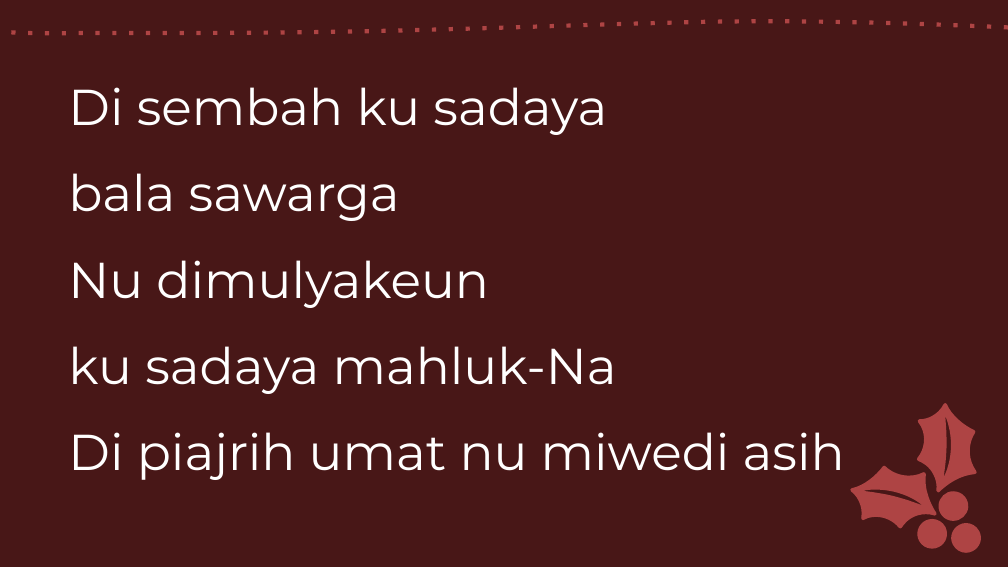
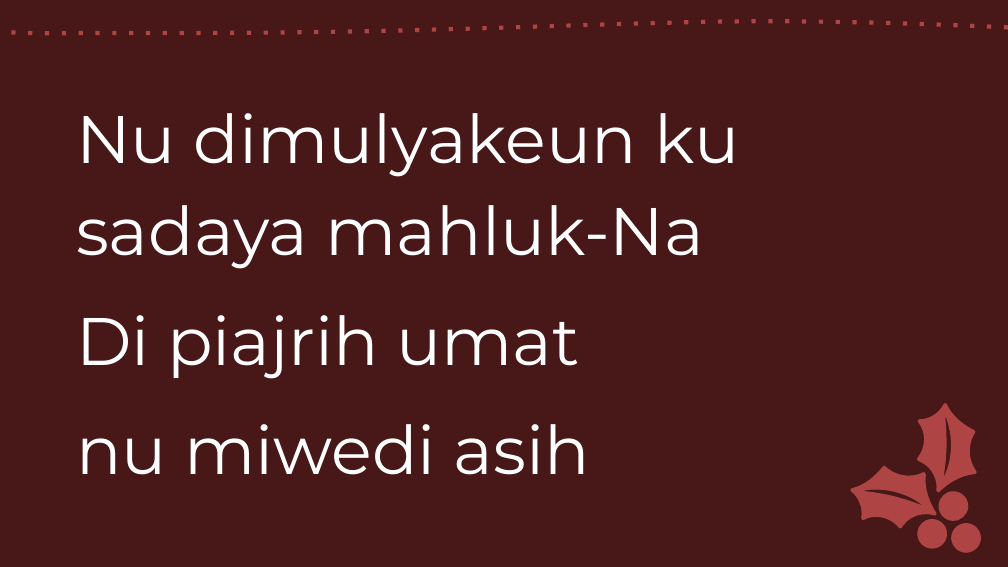
Before and after one commit to laurensius/Slide_Misa_KRC, a slide deck: slide 17 of 2020 12 tanggal 26 - 27/Misa Pesta Keluarga Kudus -Sunda.pptx (slide 16 before the commit). Drawn at 1008x567 pixels with LibreOffice and Linux fonts; fonts in the diff are those of the drawing. Boxes give left, top, right and bottom in pixels: in the first picture for what was removed or moved away, otherwise in the second. Text is boxed around its words. In the diff, an @@ line names an element or a change of style, - is before the commit and + after.

```diff
--- a/2020 12 tanggal 26 - 27/Misa Pesta Keluarga Kudus -Sunda.pptx
+++ b/2020 12 tanggal 26 - 27/Misa Pesta Keluarga Kudus -Sunda.pptx
@@ text at (x1=76, y1=113, x2=740, y2=475): text changed; size 36 to 48 pt @@
-Di sembah ku sadaya
-bala sawarga
-Nu dimulyakeun
-ku sadaya mahluk-Na
-Di piajrih umat nu miwedi asih
+Nu dimulyakeun ku sadaya mahluk-Na
+Di piajrih umat
+nu miwedi asih
```
Also in this commit, not shown: 68 other slides changed, 7 slides added, 7 slides removed, 5 other files.
